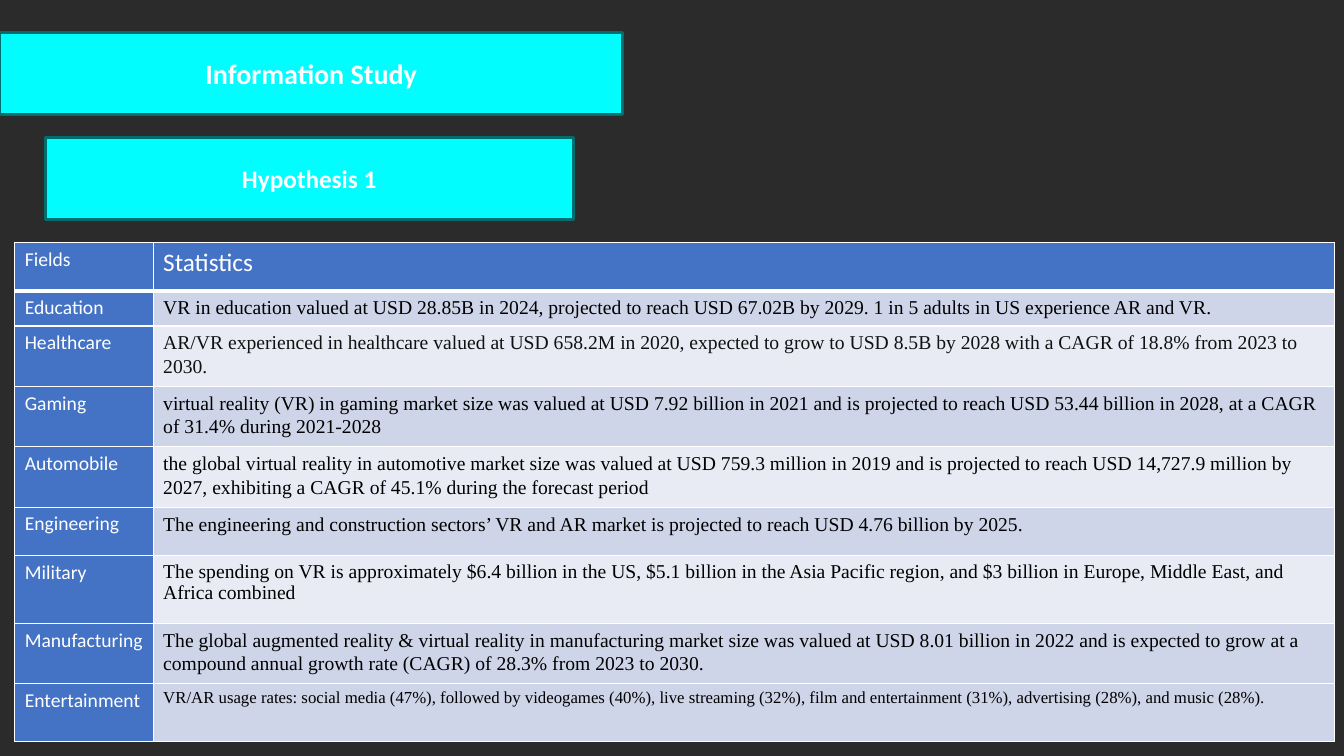
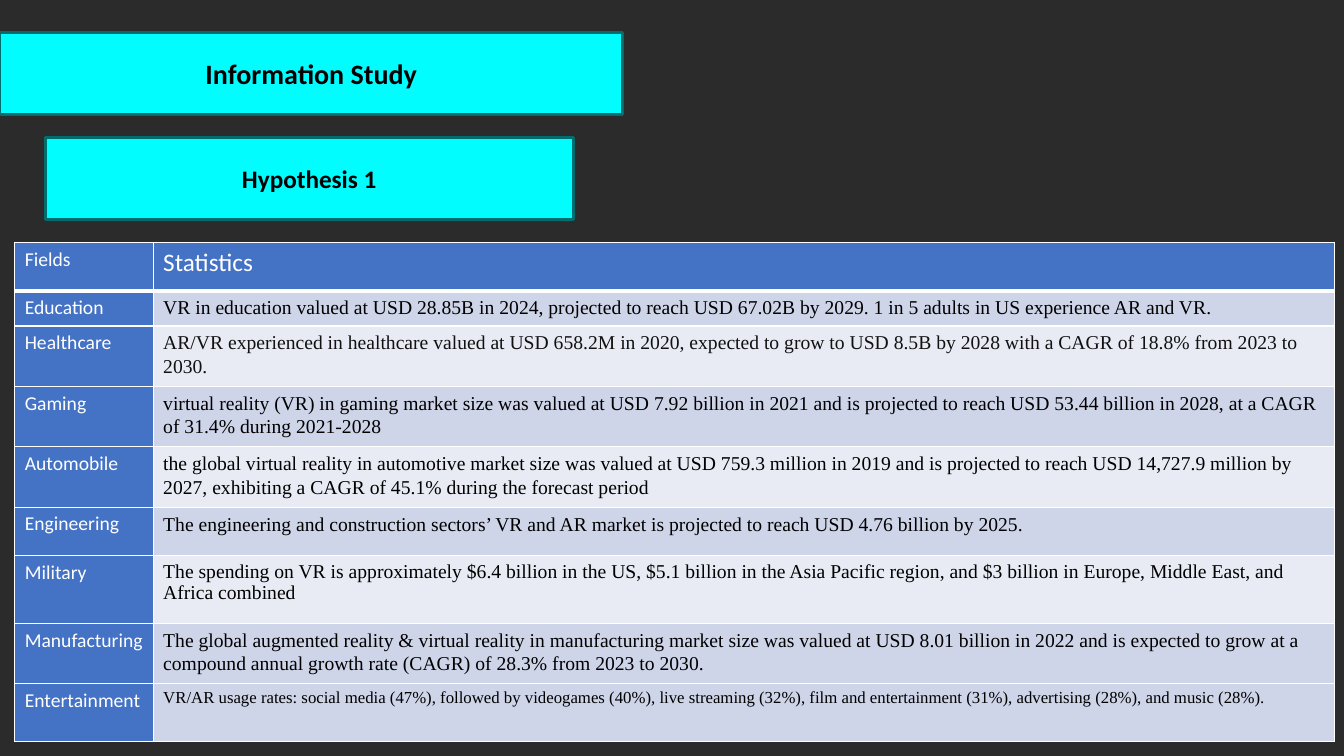
Before and after one commit to Dibya-Bharat/Major_project, a slide deck: slide 5 of Report/Research Paper PPT2.pptx. Drawn at 1344x756 pixels with LibreOffice and Linux fonts; fonts in the diff are those of the drawing; background and template pictures are left out; a plain dark background stands for a picture behind light text. Boxes give left, top, right and bottom in pixels: in the first picture for what was removed or moved away, otherwise in the second. Text is boxed around its words. In the diff, an @@ line names an element or a change of style, - is before the commit and + after.

```diff
--- a/Report/Research Paper PPT2.pptx
+++ b/Report/Research Paper PPT2.pptx
@@ rectangle "Information Study" at (0, 32, 623, 114): text colour #FFFFFF to #000000 @@
@@ rectangle "Hypothesis 1" at (45, 137, 574, 219): text colour #FFFFFF to #000000 @@
```
Also in this commit, not shown: 6 other slides changed, 3 slides added.
